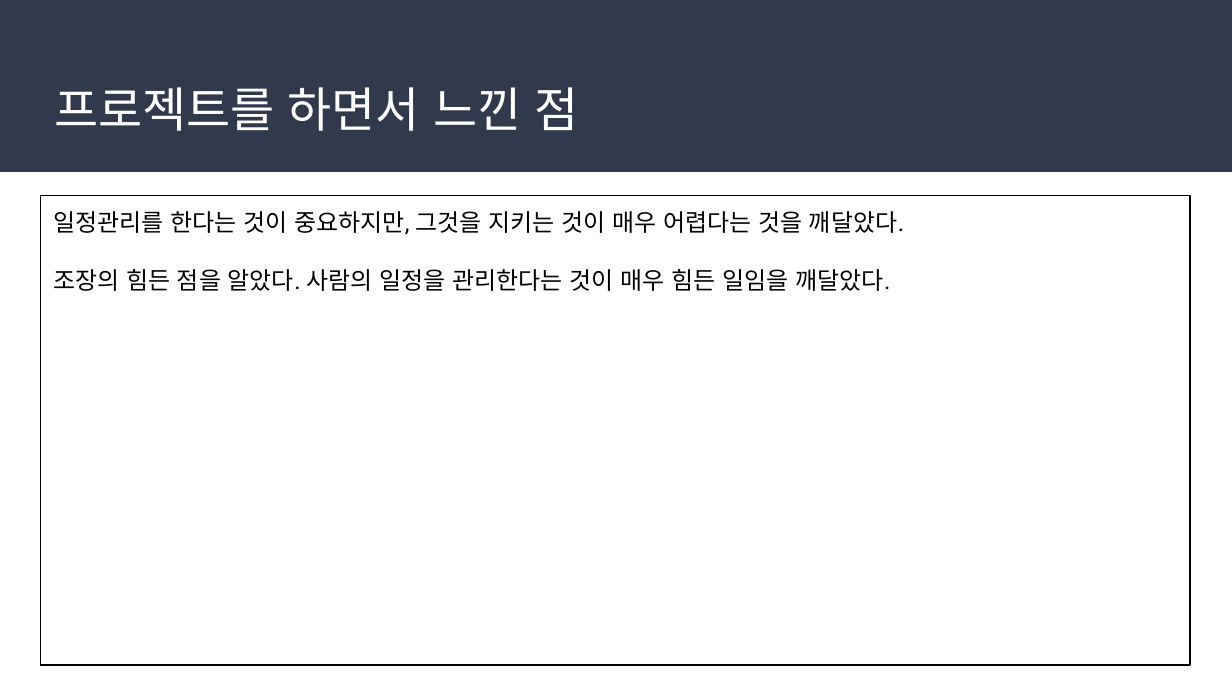
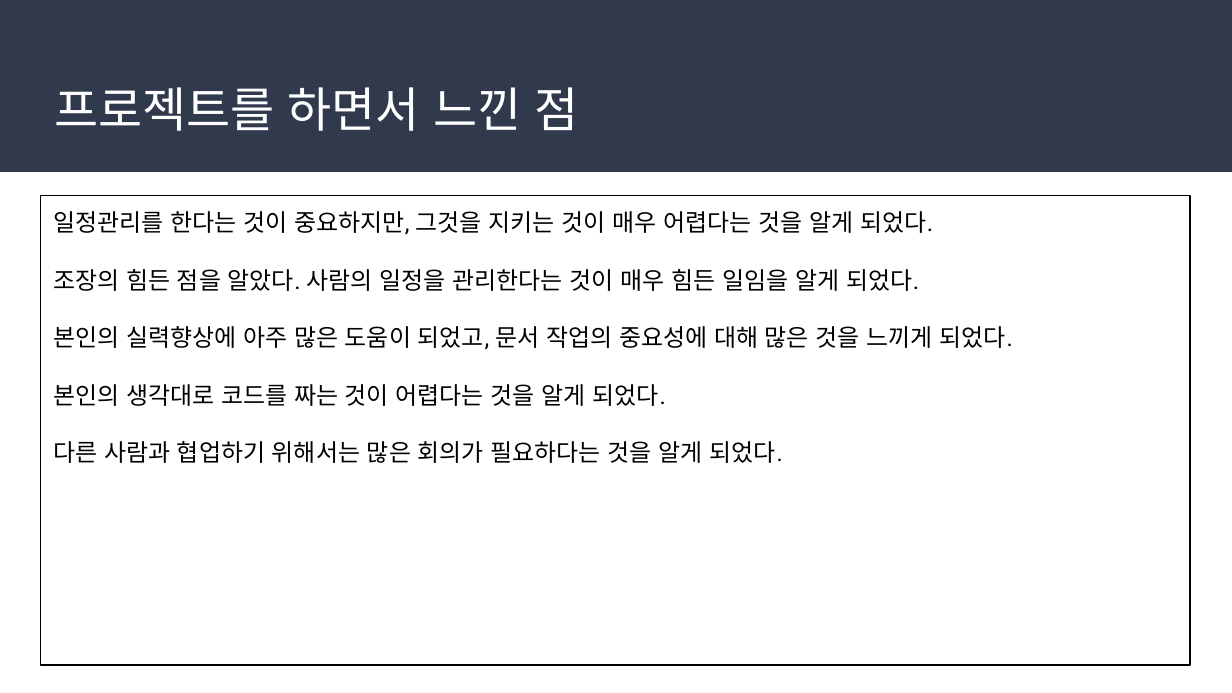
Before and after one commit to soulluna/-6th-_cosmo_1th_group, a slide deck: slide 16 of 작업완료포트폴리오/6. 1차 발표문서/전자결재시스템 1차 발표.pptx (slide 9 before the commit). Drawn at 1232x693 pixels with LibreOffice and Linux fonts; fonts in the diff are those of the drawing. Boxes give left, top, right and bottom in pixels: in the first picture for what was removed or moved away, otherwise in the second. Text is boxed around its words. In the diff, an @@ line names an element or a change of style, - is before the commit and + after.

```diff
--- a/작업완료포트폴리오/6. 1차 발표문서/전자결재시스템 1차 발표.pptx
+++ b/작업완료포트폴리오/6. 1차 발표문서/전자결재시스템 1차 발표.pptx
@@ text in rectangle at (x1=53, y1=211, x2=1013, y2=463): text changed @@
-일정관리를 한다는 것이 중요하지만, 그것을 지키는 것이 매우 어렵다는 것을 깨달았다.
-조장의 힘든 점을 알았다. 사람의 일정을 관리한다는 것이 매우 힘든 일임을 깨달았다.
+일정관리를 한다는 것이 중요하지만, 그것을 지키는 것이 매우 어렵다는 것을 알게 되었다.
+조장의 힘든 점을 알았다. 사람의 일정을 관리한다는 것이 매우 힘든 일임을 알게 되었다.
+본인의 실력향상에 아주 많은 도움이 되었고, 문서 작업의 중요성에 대해 많은 것을 느끼게 되었다.
+본인의 생각대로 코드를 짜는 것이 어렵다는 것을 알게 되었다.
+다른 사람과 협업하기 위해서는 많은 회의가 필요하다는 것을 알게 되었다.
```
Also in this commit, not shown: 7 slides added, 2 other files.
